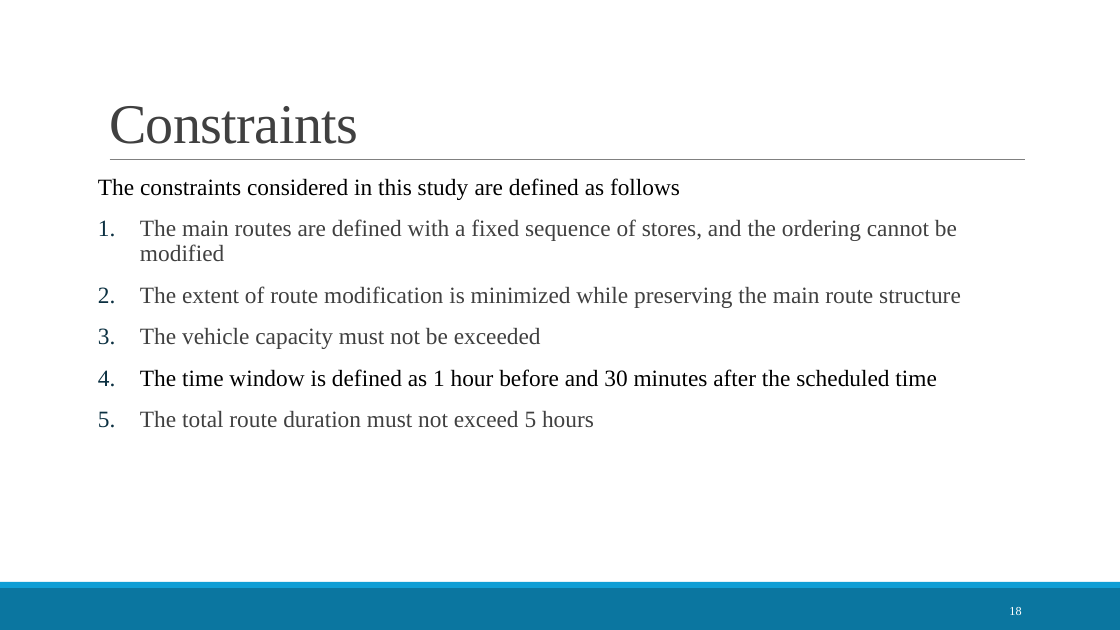
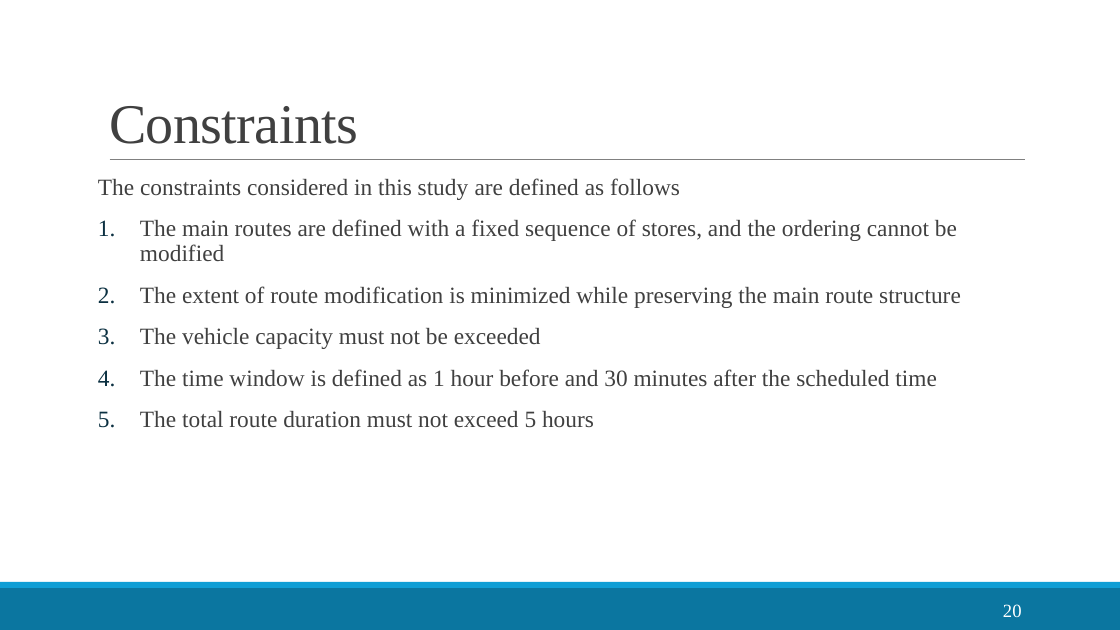
Before and after one commit to LloydGain/114_NTUT_Thesis, a slide deck: slide 20 of docs/thesis/114_楊宏傑_口試簡報.pptx (slide 18 before the commit). Drawn at 1120x630 pixels with LibreOffice and Linux fonts; fonts in the diff are those of the drawing. Boxes give left, top, right and bottom in pixels: in the first picture for what was removed or moved away, otherwise in the second. Text is boxed around its words. In the diff, an @@ line names an element or a change of style, - is before the commit and + after.

```diff
--- a/docs/thesis/114_楊宏傑_口試簡報.pptx
+++ b/docs/thesis/114_楊宏傑_口試簡報.pptx
@@ text at (98,178,936,386): text colour #000000 to #404040 in "The constraints considered in this study are ...", "The time window is defined as 1 ..." @@
@@ page number at (1003,604,1022,617): text changed; size 10.5 to 16 pt @@
-18
+20
```
Also in this commit, not shown: 8 other slides changed, 5 slides added.
